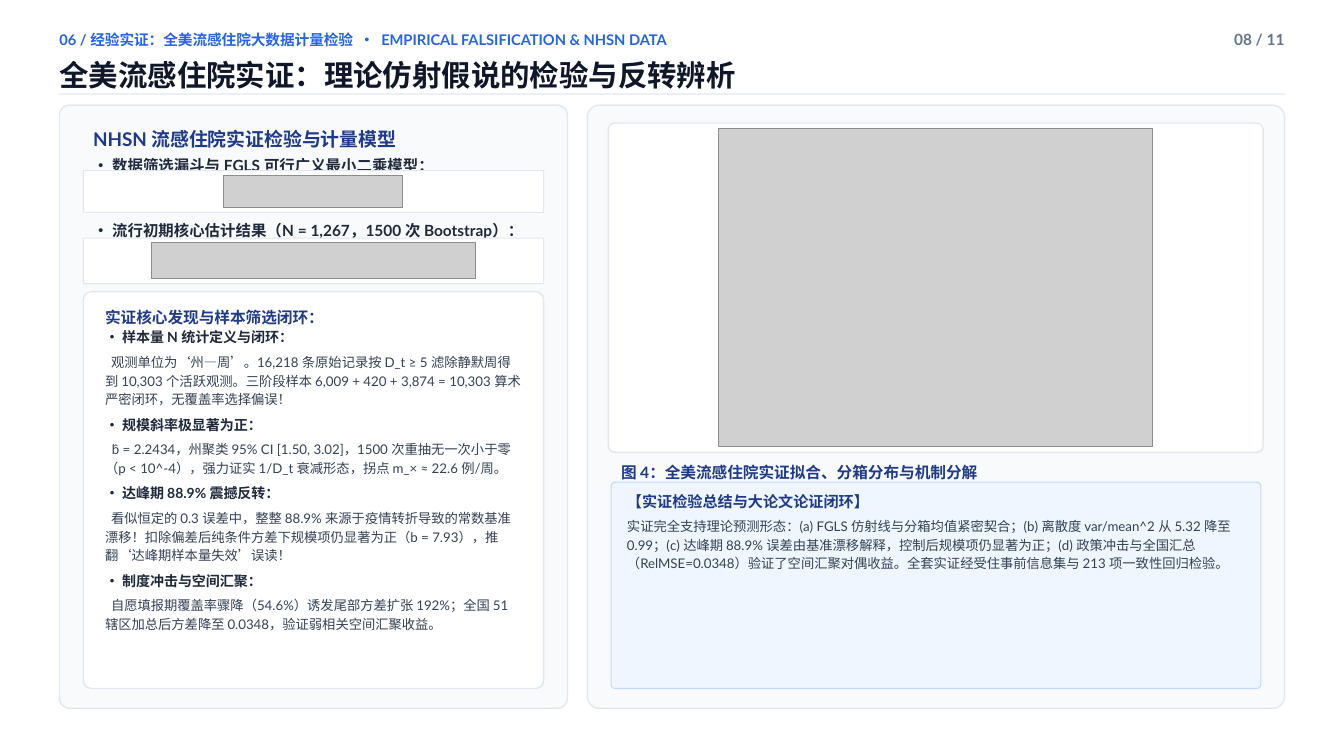
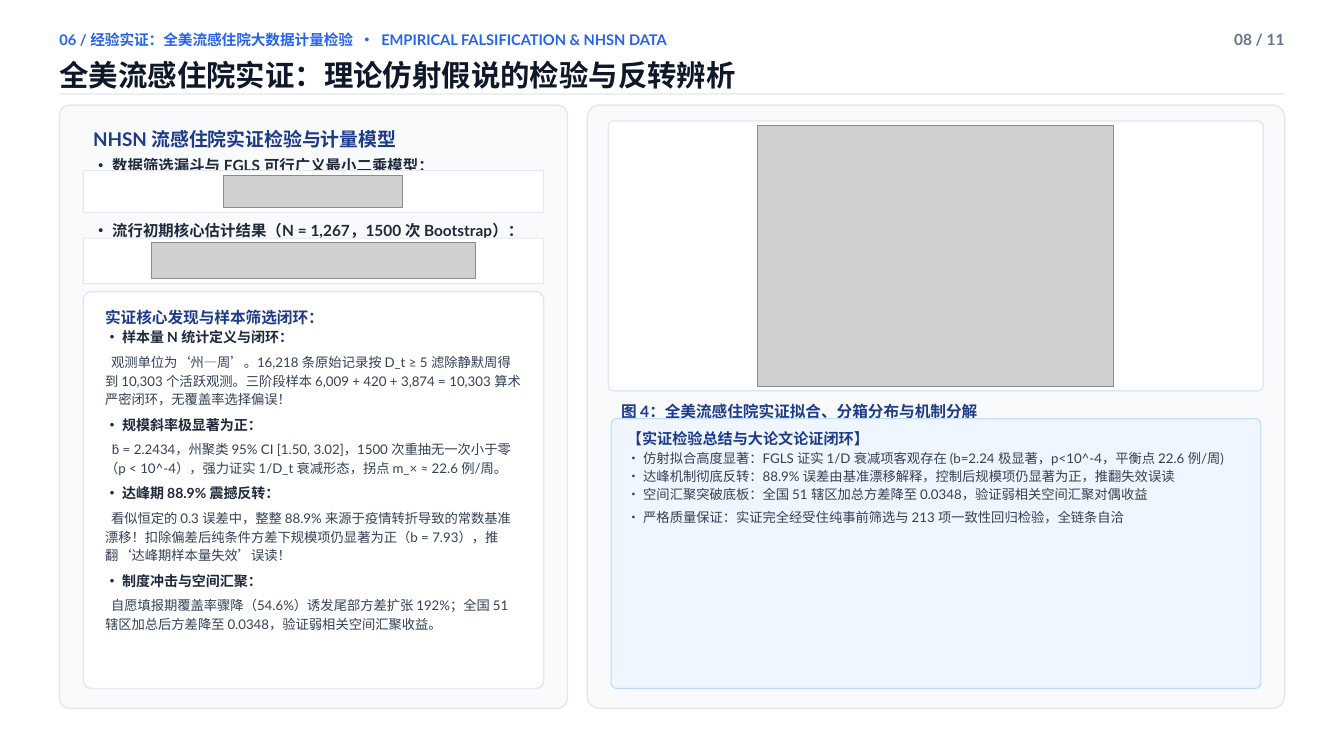
Before and after one commit to wangchi2068/case-count-inference-bottleneck, a slide deck: slide 8 of 学术答辩PPT_简约大气优化版.pptx. Drawn at 1344x756 pixels with LibreOffice and Linux fonts; fonts in the diff are those of the drawing; grey boxes stand for pictures. Boxes give left, top, right and bottom in pixels: in the first picture for what was removed or moved away, otherwise in the second. Text is boxed around its words. In the diff, an @@ line names an element or a change of style, - is before the commit and + after.

Commit message:
Permanently eliminate Slide 8 takeaway card overflow and fix paper caption textbf escaping

```diff
--- a/学术答辩PPT_简约大气优化版.pptx
+++ b/学术答辩PPT_简约大气优化版.pptx
@@ rounded rectangle: place and size @@
-rounded rectangle at box(609, 123, 1264, 453)
+rounded rectangle at box(609, 121, 1264, 391)
@@ picture: place and size @@
-picture at box(719, 129, 1153, 447)
+picture at box(758, 126, 1114, 386)
@@ text "图 4：全美流感住院实证拟合、分箱分布与机制分解": place and size @@
-text "图 4：全美流感住院实证拟合、分箱分布与机制分解" at box(621, 463, 977, 484)
+text "图 4：全美流感住院实证拟合、分箱分布与机制分解" at box(621, 401, 977, 422)
@@ rounded rectangle: place and size @@
-rounded rectangle at box(611, 482, 1260, 689)
+rounded rectangle at box(611, 418, 1260, 689)
@@ text "【实证检验总结与大论文论证闭环】": place and size @@
-text "【实证检验总结与大论文论证闭环】" at box(627, 494, 1231, 569)
+text "【实证检验总结与大论文论证闭环】" at box(627, 431, 1224, 523)
@@ text at box(643, 452, 1224, 523): text changed @@
-实证完全支持理论预测形态：(a) FGLS 仿射线与分箱均值紧密契合；(b) 离散度 var/mean^2 从 5.32 降至 0.99；(c) 达峰期 88.9% 误差由基准漂移解释，控制后规模项仍显著为正；(d) 政策冲击与全国汇总（RelMSE=0.0348）验证了空间汇聚对偶收益。全套实证经受住事前信息集与 213 项一致性回归检验。
+• 仿射拟合高度显著：FGLS 证实 1/D 衰减项客观存在 (b=2.24 极显著，p<10^-4，平衡点 22.6 例/周)
+• 达峰机制彻底反转：88.9% 误差由基准漂移解释，控制后规模项仍显著为正，推翻失效误读
+• 空间汇聚突破底板：全国 51 辖区加总方差降至 0.0348，验证弱相关空间汇聚对偶收益
+• 严格质量保证：实证完全经受住纯事前筛选与 213 项一致性回归检验，全链条自洽
```
Also in this commit, not shown: 3 other files.
